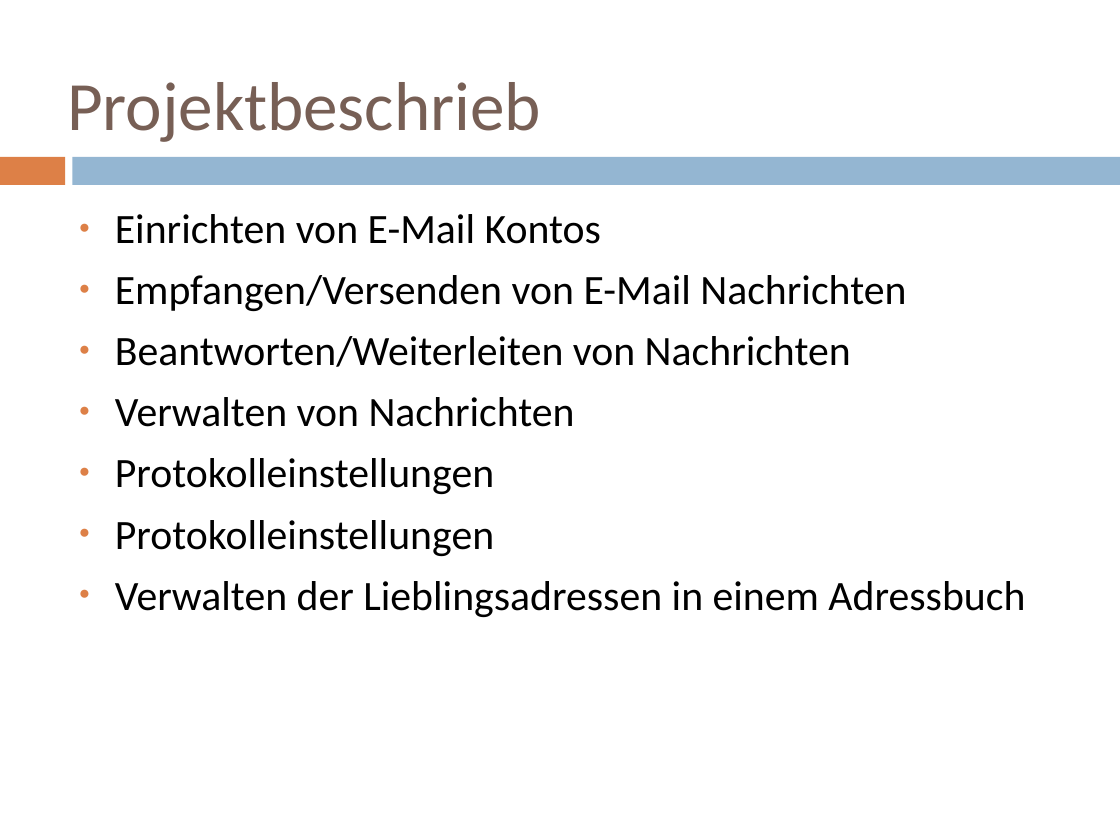
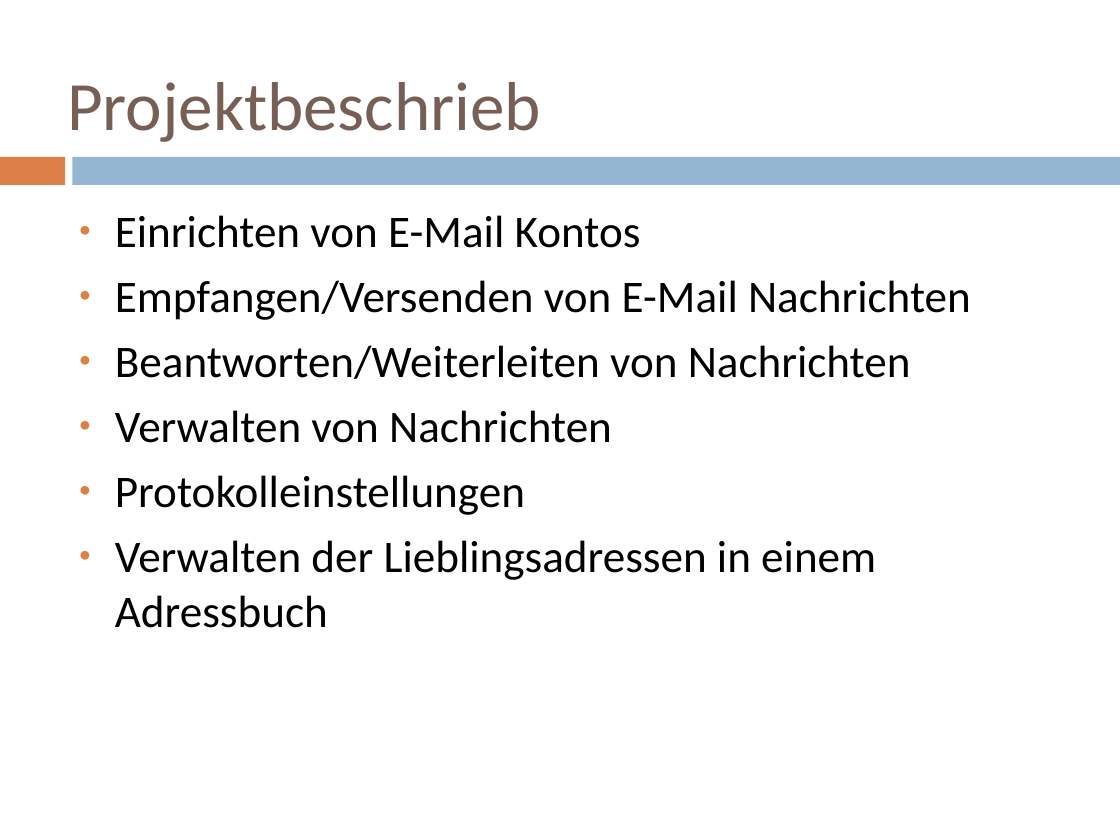
Before and after one commit to delsener/ch.zhaw.mdp.fallstudie, a slide deck: slide 2 of presentation/jmail_presentation.ppt. Drawn at 1120x840 pixels with LibreOffice and Linux fonts; fonts in the diff are those of the drawing; background and template pictures are left out. Boxes give left, top, right and bottom in pixels: in the first picture for what was removed or moved away, otherwise in the second. Text is boxed around its words. In the diff, an @@ line names an element or a change of style, - is before the commit and + after.

Commit message:
fixed typo

```diff
--- a/presentation/jmail_presentation.ppt
+++ b/presentation/jmail_presentation.ppt
@@ text "Einrichten von E-Mail Kontos" at (115, 215, 971, 628): size 29.6 to 32 pt @@
@@ text at (115, 520, 494, 556): paragraph removed @@
-● Protokolleinstellungen
```
